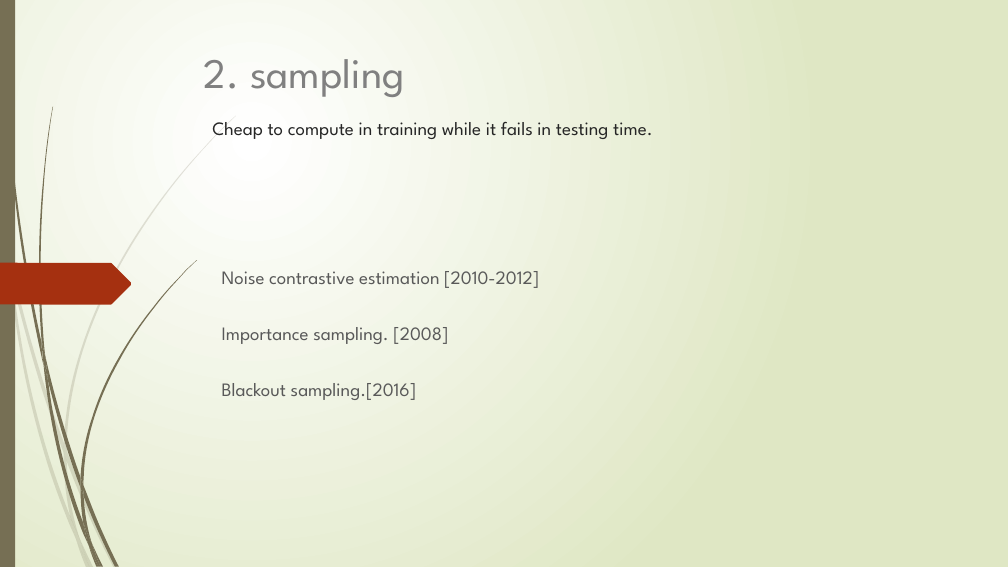
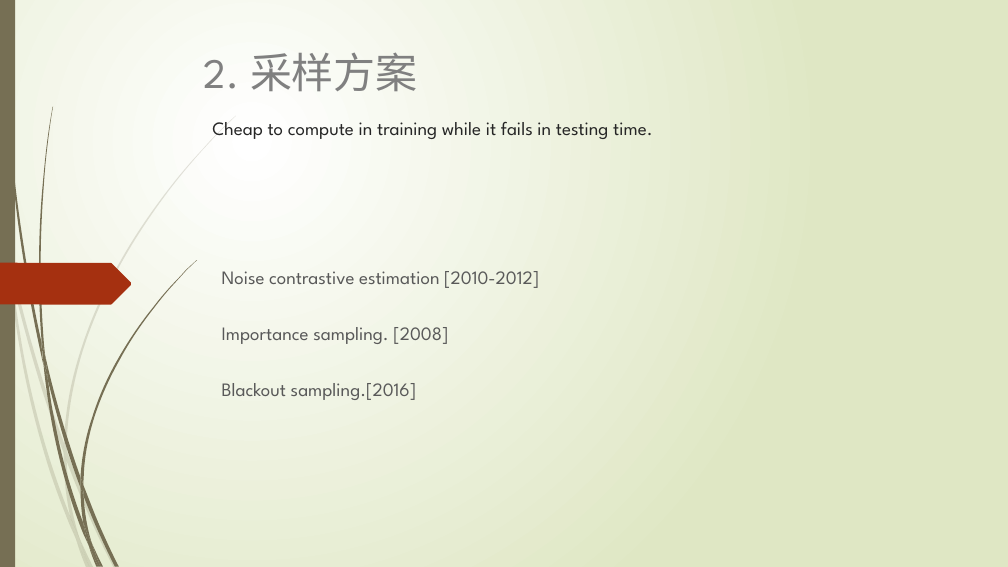
Before and after one commit to jiangnanhugo/Graduate_Design, a slide deck: slide 10 of 开题报告.pptx (slide 12 before the commit). Drawn at 1008x567 pixels with LibreOffice and Linux fonts; fonts in the diff are those of the drawing. Boxes give left, top, right and bottom in pixels: in the first picture for what was removed or moved away, otherwise in the second. Text is boxed around its words. In the diff, an @@ line names an element or a change of style, - is before the commit and + after.

```diff
--- a/开题报告.pptx
+++ b/开题报告.pptx
@@ text at (204,52,418,91): text changed @@
-  2. sampling
+  2. 采样方案
```
Also in this commit, not shown: 16 other slides changed, 1 slide added, 3 slides removed, 14 other files.
